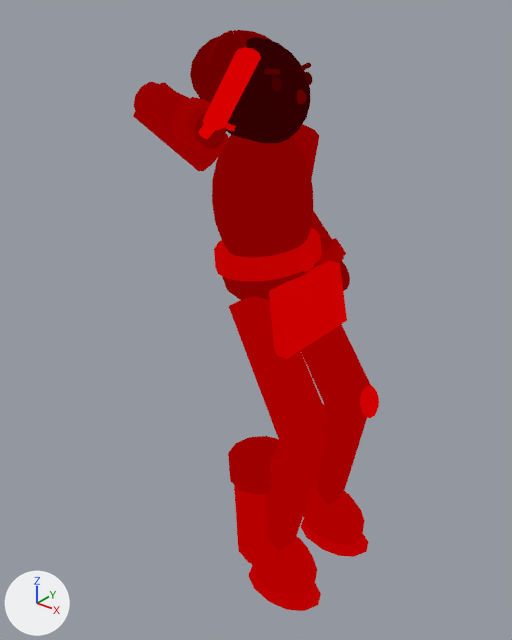
Two versions of the Blender file art/models/bix.blend, one commit apart.
Both versions are drawn from a camera (50 mm lens) standing at (0.558, -0.82, 0.961) and looking at (-0.278, 0.225, 0.313). Arrows for +X, +Y and +Z are at lower left; the lights stay in place. The picture after the commit comes second.

Names of what the first picture shows: 'belt', 'cap', 'cuff_r', 'foot_r', 'fore_r', 'guard', 'hand_r', 'head', 'shin_l', 'shin_r', 'thigh_l', 'thigh_r', 'torso', 'toysword', 'tunic', 'upper_r' and 22 more.
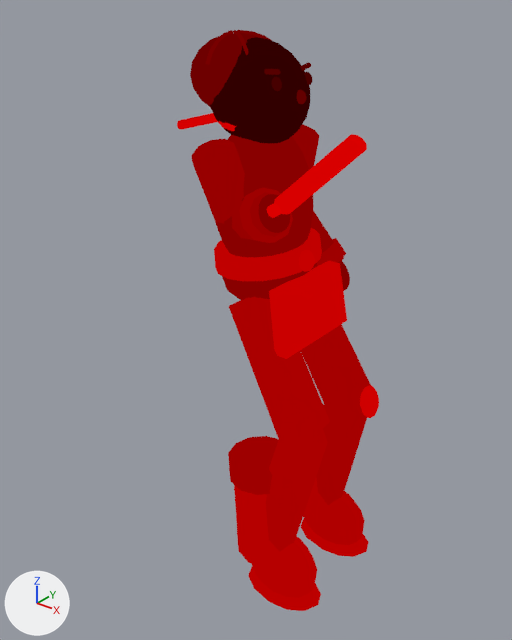
What differs and where, as boxes (x1, y1, x2, y2) in the pictures (512 x 640 px):
'toysword', moved, turned: before (203, 47, 261, 130); after (274, 134, 367, 214)
'upper_r', turned: before (133, 82, 228, 171); after (192, 139, 245, 227)
'fore_r', moved, turned: before (134, 82, 208, 146); after (232, 192, 286, 240)
'cuff_r', moved, turned: before (171, 97, 211, 149); after (239, 188, 293, 243)
'hand_r', moved: before (195, 113, 226, 148); after (259, 194, 290, 233)
'guard', moved, turned: before (199, 125, 215, 139); after (267, 203, 282, 218)

The change, as a diff of the scene's bpy script:
```diff
--- a/art/models/bix.blend.py
+++ b/art/models/bix.blend.py
@@ ob_upper_r @@
 ob_upper_r.location = (0.0, -0.16, 0.825)
-ob_upper_r.rotation_euler = (0.815, 0.0, -0.663)  # degrees (47, 0, -38)
+ob_upper_r.rotation_euler = (-0.464, 3.142, 0.15)  # degrees (-27, 180, 8.6)
 ob_upper_r.scale = (0.0528, 0.0528, 0.19)
@@ ob_fore_r @@
 ob_fore_r.parent = ob_bodyscale
-ob_fore_r.location = (-0.0851, -0.269, 0.955)
-ob_fore_r.rotation_euler = (1.796, 0.0, 1.508)  # degrees (103, 0, 86)
+ob_fore_r.location = (-0.0127, -0.0759, 0.655)
+ob_fore_r.rotation_euler = (1.232, 0.0, 1.119)  # degrees (71, 0, 64)
 ob_fore_r.scale = (0.0432, 0.0432, 0.18)
@@ ob_cuff_r @@
 ob_cuff_r.parent = ob_bodyscale
-ob_cuff_r.location = (0.0511, -0.278, 0.924)
-ob_cuff_r.rotation_euler = (1.796, 0.0, 1.508)  # degrees (103, 0, 86)
+ob_cuff_r.location = (0.106, -0.134, 0.702)
+ob_cuff_r.rotation_euler = (1.232, 0.0, 1.119)  # degrees (71, 0, 64)
 ob_cuff_r.scale = (0.0538, 0.0538, 0.034)
@@ ob_hand_r @@
 ob_hand_r.parent = ob_bodyscale
-ob_hand_r.location = (0.111, -0.281, 0.91)
+ob_hand_r.location = (0.159, -0.159, 0.722)
 ob_hand_r.scale = (0.036, 0.03, 0.038)
@@ ob_toysword @@
 ob_toysword.parent = ob_bodyscale
-ob_toysword.location = (0.137, -0.294, 0.932)
-ob_toysword.rotation_euler = (0.901, 0.0, 1.107)  # degrees (52, 0, 63)
+ob_toysword.location = (0.187, -0.161, 0.744)
+ob_toysword.rotation_euler = (0.928, 0.0, 1.508)  # degrees (53, 0, 86)
 ob_toysword.scale = (0.026, 0.02, 0.264)
@@ ob_guard @@
 ob_guard.parent = ob_bodyscale
-ob_guard.location = (0.135, -0.328, 0.912)
-ob_guard.rotation_euler = (1.057, 0.0, -3.142)  # degrees (61, 0, -180)
+ob_guard.location = (0.186, -0.201, 0.739)
+ob_guard.rotation_euler = (1.488, 0.0, -3.142)  # degrees (85, 0, -180)
 ob_guard.scale = (0.012, 0.012, 0.08)
```
